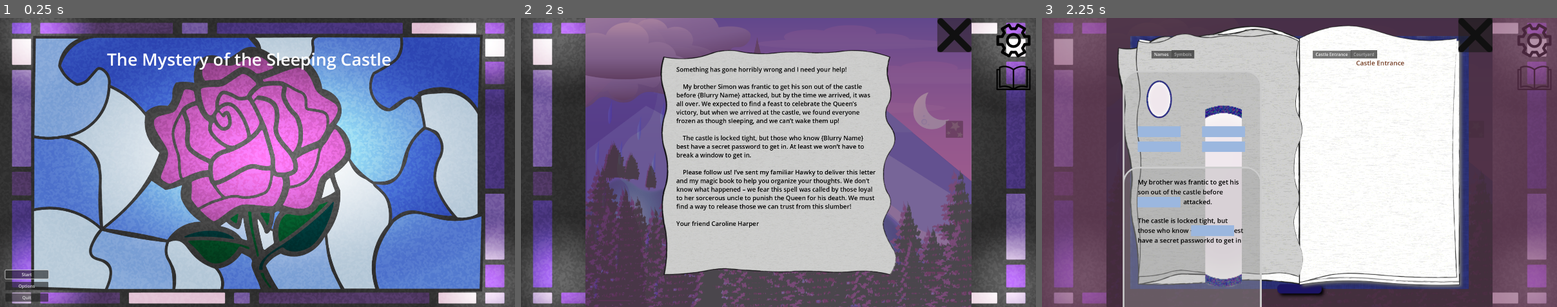
Above: before the commit, frames 1-3 (left to right).
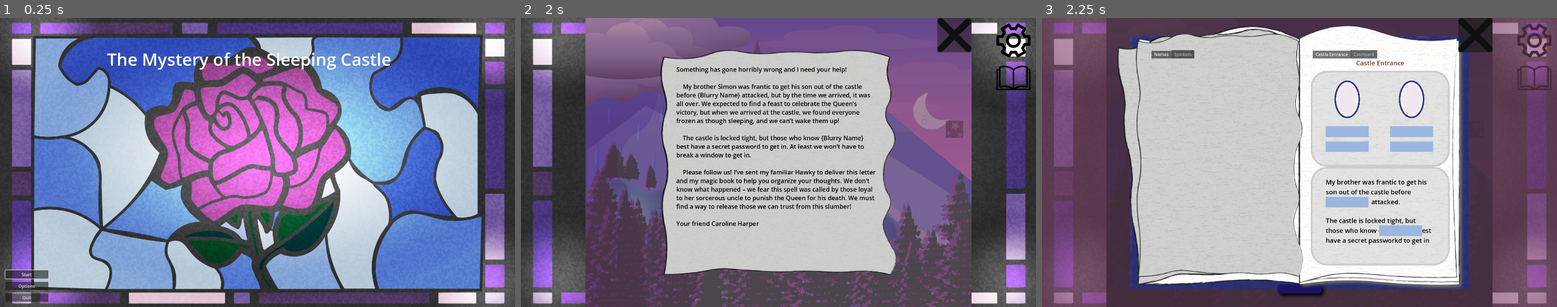
Above: after the commit, the same moments.

Repository: hwfwalton/SleepingCastleAlpha
Game: Godot game, scene res://root.tscn
Same seed, same stepped clock (60 frames per second), same inputs: the game is played once before the commit and once after it.
Inputs (mouse positions are in pixels of both pictures, inside the frame that each line leads up to):
- Up to frame 1 (0.25 s): no input
- Up to frame 2 (2 s): click "Start" at 0.5 s; click (727, 202) at 1.25 s
- Up to frame 3 (2.25 s): click (1536, 78) at 2 s

Frames 1-2 are identical in both runs. In frame 3, 29% of the frame differs, in the area x 15-80%, y 18-100%.

Commit message:
Cleanup and locking of the puzzle templates

Diff:
--- a/BookView/puzzle_pages/PuzzlePageTemplate.tscn
+++ b/BookView/puzzle_pages/PuzzlePageTemplate.tscn
@@ -21,12 +21,14 @@
 grow_horizontal = 2
 grow_vertical = 2
 mouse_filter = 2
+metadata/_edit_lock_ = true
 
 [node name="Label" type="Label" parent="VBoxContainer"]
 layout_mode = 2
 text = "Page title"
 label_settings = ExtResource("1_j0ild")
 horizontal_alignment = 1
+metadata/_edit_lock_ = true
 
 [node name="Control" type="Control" parent="VBoxContainer"]
 layout_mode = 2
--- a/BookView/puzzle_pages/PuzzleZoneTemplate.tscn
+++ b/BookView/puzzle_pages/PuzzleZoneTemplate.tscn
@@ -6,16 +6,12 @@
 [node name="PuzzleZone" type="Control"]
 custom_minimum_size = Vector2(518, 0)
 layout_mode = 3
-anchors_preset = 15
-anchor_right = 1.0
-anchor_bottom = 1.0
-offset_right = -1402.0
-offset_bottom = -1080.0
-grow_horizontal = 2
-grow_vertical = 2
+anchors_preset = 0
+offset_right = 518.0
 mouse_filter = 2
 script = ExtResource("1_8kxw3")
 player_state = ExtResource("3_l1abs")
+metadata/_edit_lock_ = true
 
 [node name="Panel" type="Panel" parent="."]
 layout_mode = 1
@@ -26,3 +22,4 @@
 grow_vertical = 2
 mouse_filter = 2
 theme_type_variation = &"PuzzleZoneIncomplete"
+metadata/_edit_lock_ = true
